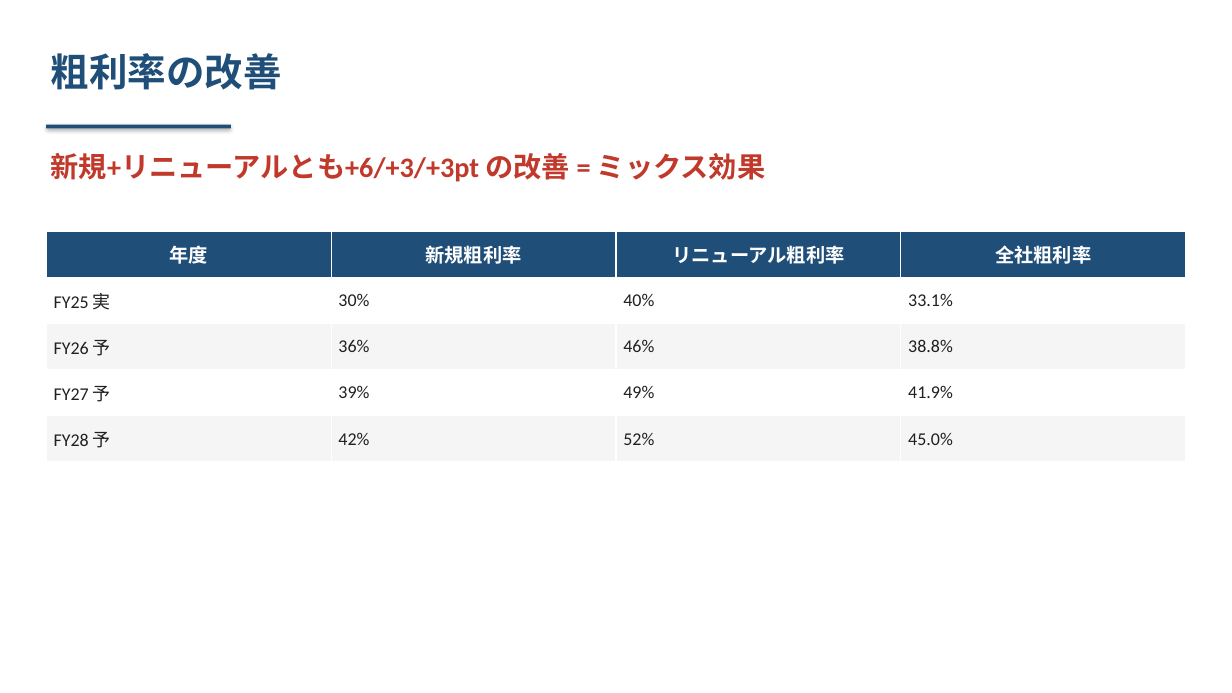
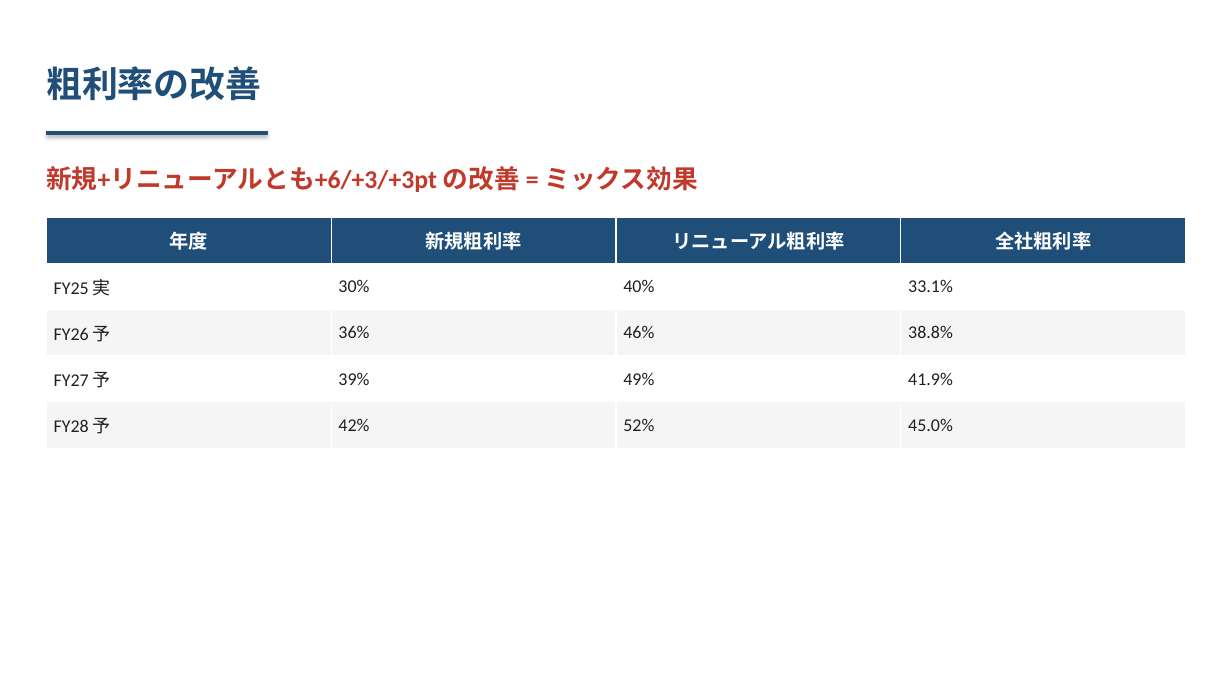
Before and after one commit to kanaeda0225/my-claude-project, a slide deck: slide 27 of outputs/6648-kawaden-slides.pptx. Drawn at 1232x693 pixels with LibreOffice and Linux fonts; fonts in the diff are those of the drawing. Boxes give left, top, right and bottom in pixels: in the first picture for what was removed or moved away, otherwise in the second. Text is boxed around its words. In the diff, an @@ line names an element or a change of style, - is before the commit and + after.

```diff
--- a/outputs/6648-kawaden-slides.pptx
+++ b/outputs/6648-kawaden-slides.pptx
@@ text "粗利率の改善": place and size @@
-text "粗利率の改善" at box(51, 53, 282, 90)
+text "粗利率の改善" at box(46, 66, 261, 101)
@@ text "粗利率の改善" at box(46, 66, 261, 101): size 30 to 28 pt; vertical alignment top to middle @@
@@ rectangle: place and size @@
-rectangle at box(46, 125, 231, 128)
+rectangle at box(46, 131, 268, 135)
@@ text "新規+リニューアルとも+6/+3/+3pt の改善 = ミックス効果" at box(46, 166, 698, 192): size 22 to 20 pt; vertical alignment top to middle @@
@@ table: place and size @@
-table at box(46, 231, 1185, 462)
+table at box(46, 217, 1185, 448)
```
Also in this commit, not shown: 35 other slides changed, 5 other files.
